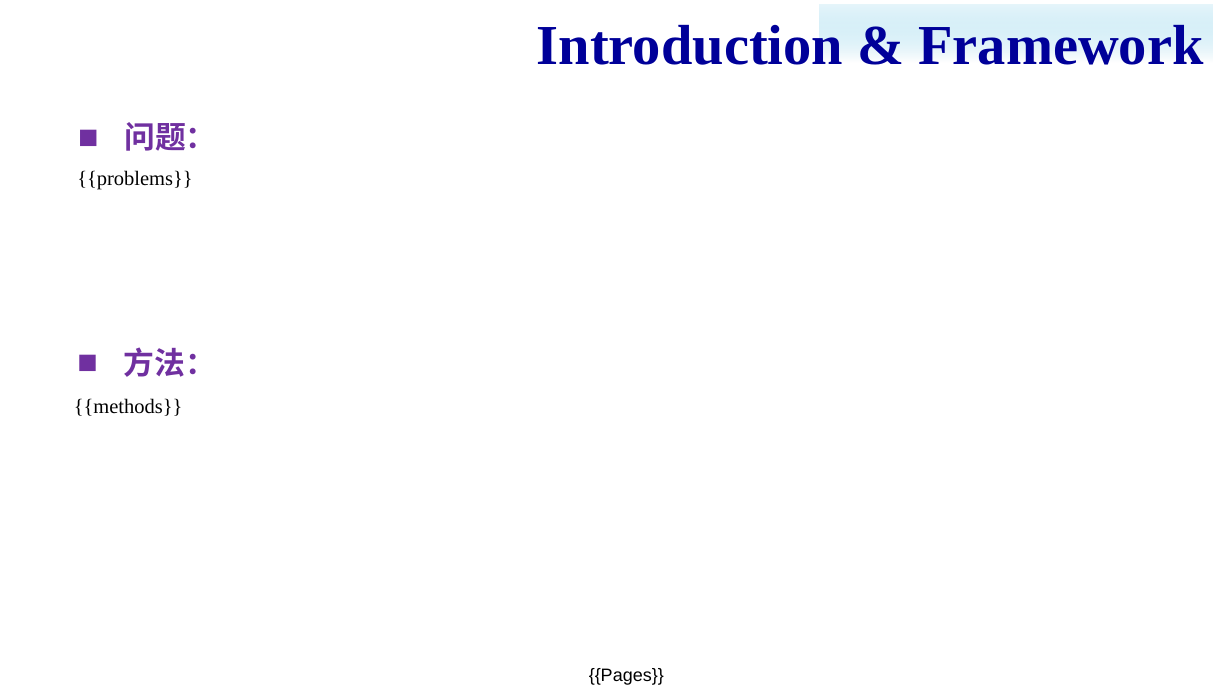
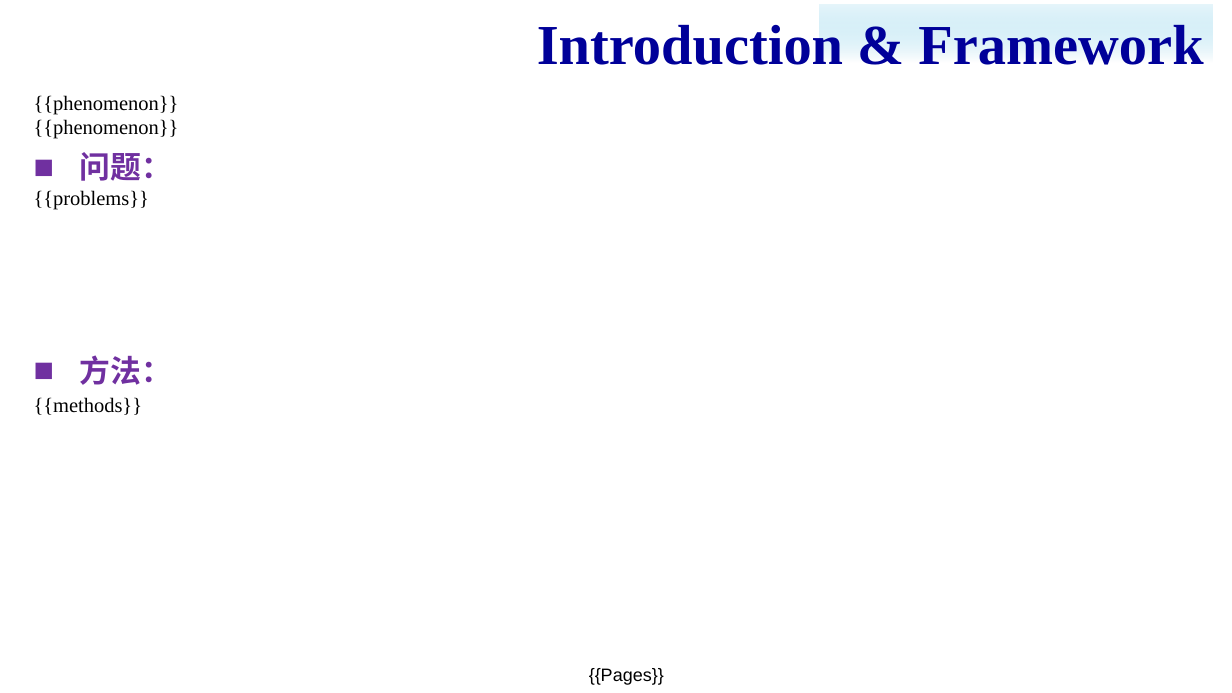
Before and after one commit to majialin-1995/paper_download, a slide deck: slide 7 of template.pptx. Drawn at 1232x693 pixels with LibreOffice and Linux fonts; fonts in the diff are those of the drawing; background and template pictures are left out. Boxes give left, top, right and bottom in pixels: in the first picture for what was removed or moved away, otherwise in the second. Text is boxed around its words. In the diff, an @@ line names an element or a change of style, - is before the commit and + after.

```diff
--- a/template.pptx
+++ b/template.pptx
@@ text added at box(34, 95, 179, 139), 16 pt, text #000000 @@
+{{phenomenon}}
+{{phenomenon}}
@@ text "问题：": place and size @@
-text "问题：" at box(124, 122, 216, 151)
+text "问题：" at box(80, 152, 172, 181)
@@ text "{{problems}}": place and size @@
-text "{{problems}}" at box(77, 170, 192, 190)
+text "{{problems}}" at box(34, 190, 149, 210)
@@ text "方法：": place and size @@
-text "方法：" at box(123, 347, 215, 377)
+text "方法：" at box(80, 355, 172, 385)
@@ text "{{methods}}": place and size @@
-text "{{methods}}" at box(74, 398, 183, 416)
+text "{{methods}}" at box(34, 397, 143, 415)
```
Also in this commit, not shown: 4 other files.
